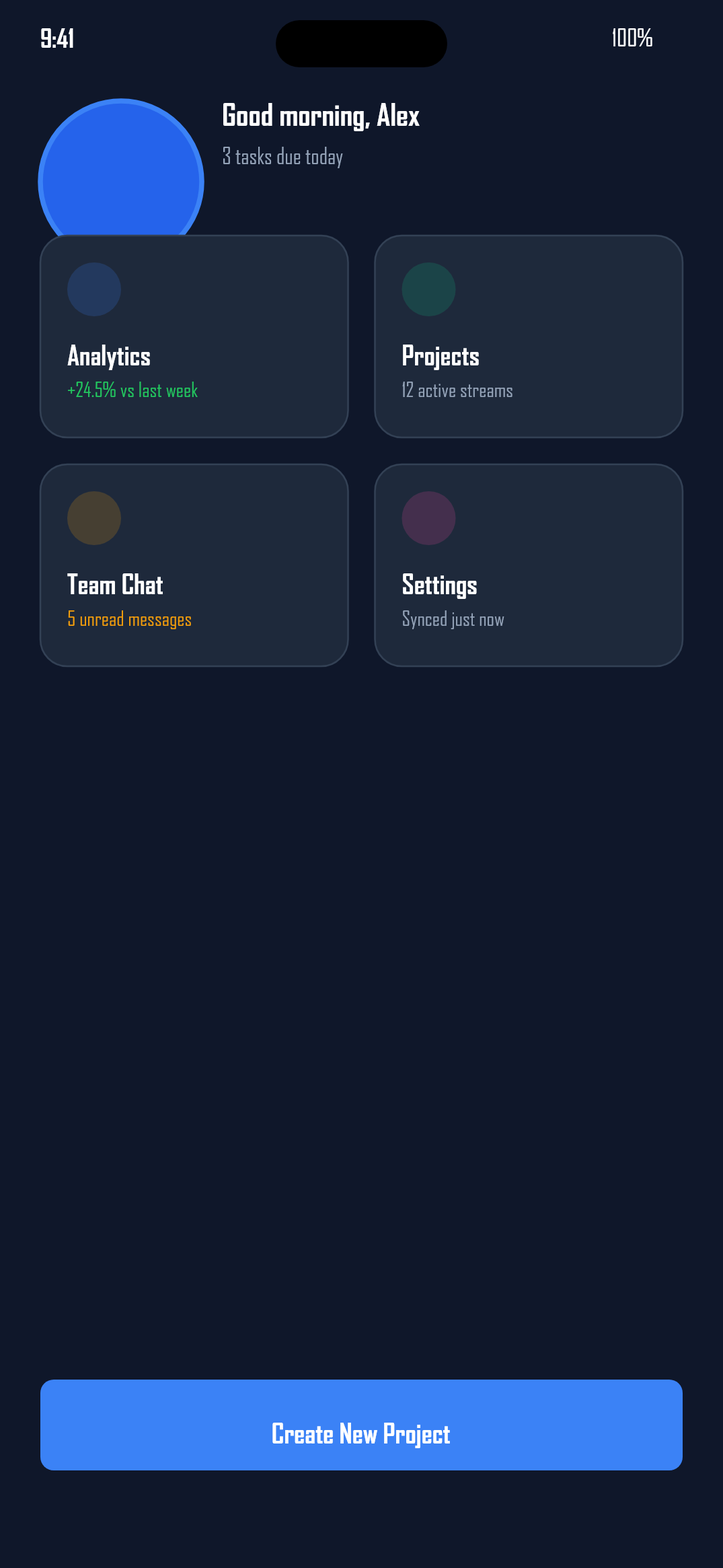
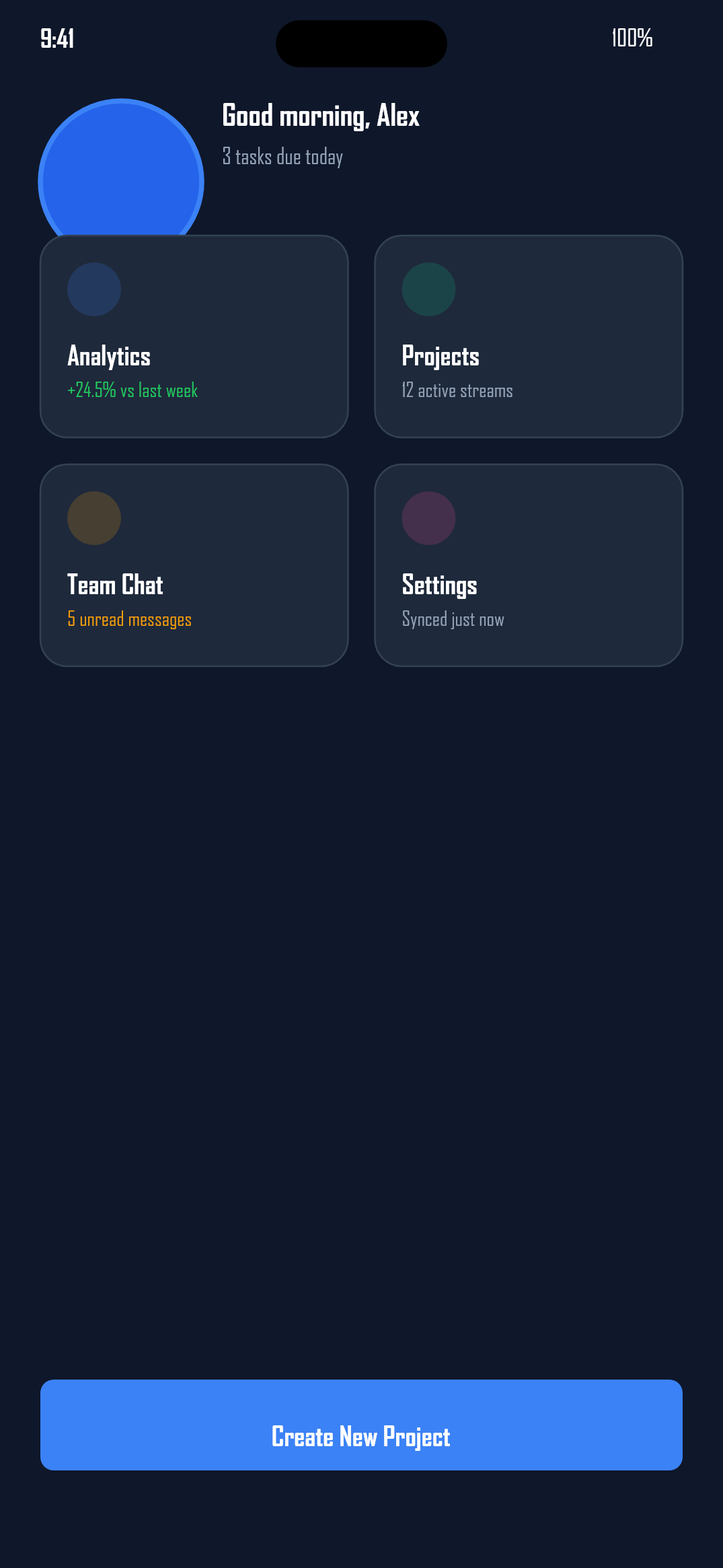
Two versions of the same layered image (723 x 1568). Layer-by-layer changes:
painted on "Create New Project" over box(272, 1423, 451, 1443)
